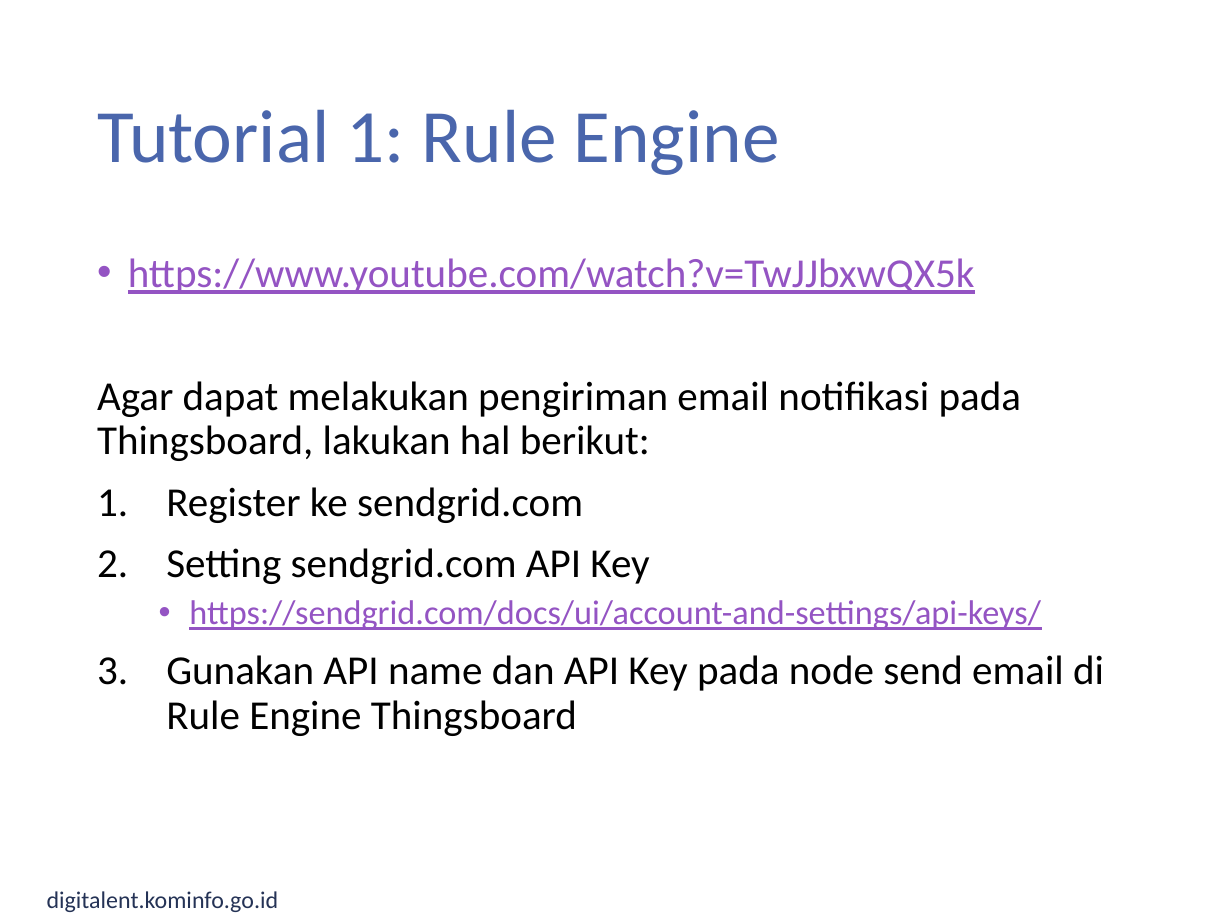
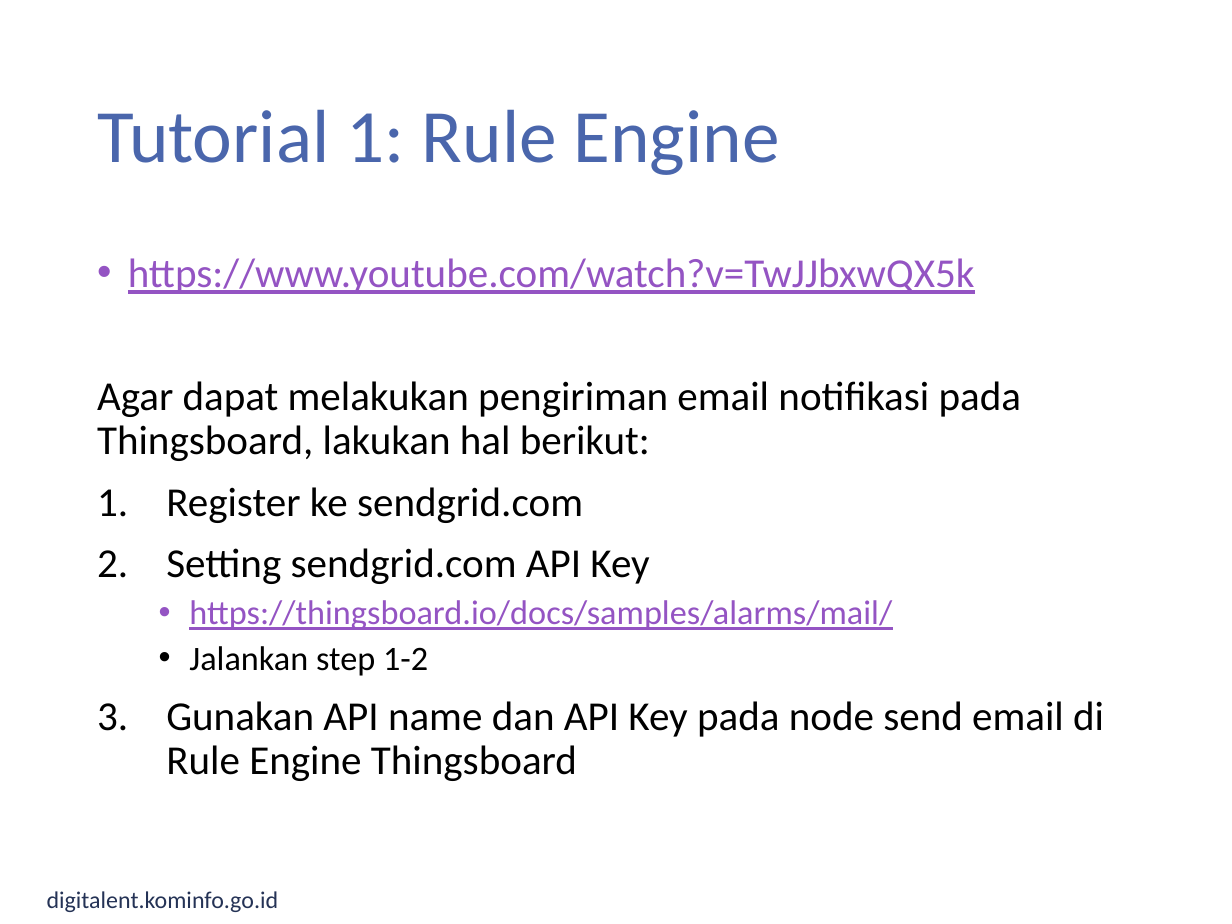
Before and after one commit to munif/materi-iot, a slide deck: slide 71 of IoT - 26 - Data Processing.pptx. Drawn at 1232x924 pixels with LibreOffice and Linux fonts; fonts in the diff are those of the drawing; background and template pictures are left out. Boxes give left, top, right and bottom in pixels: in the first picture for what was removed or moved away, otherwise in the second. Text is boxed around its words. In the diff, an @@ line names an element or a change of style, - is before the commit and + after.

Commit message:
Adding SendGrid setting

```diff
--- a/IoT - 26 - Data Processing.pptx
+++ b/IoT - 26 - Data Processing.pptx
@@ text at bbox=[189, 600, 892, 676]: text changed @@
-  • https://sendgrid.com/docs/ui/account-and-settings/api-keys/
+  • https://thingsboard.io/docs/samples/alarms/mail/
+  • Jalankan step 1-2
```
Also in this commit, not shown: 1 other slide changed.
